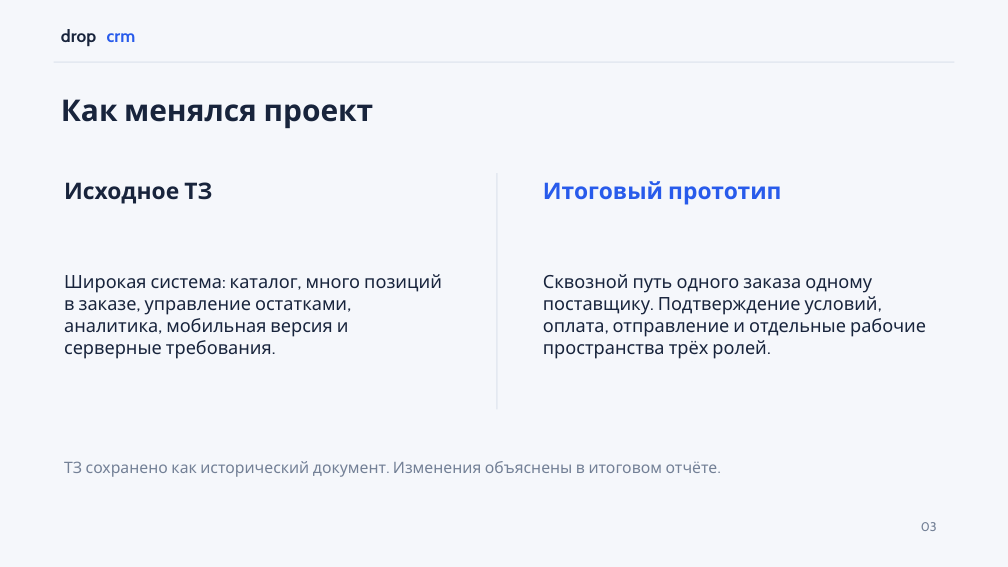
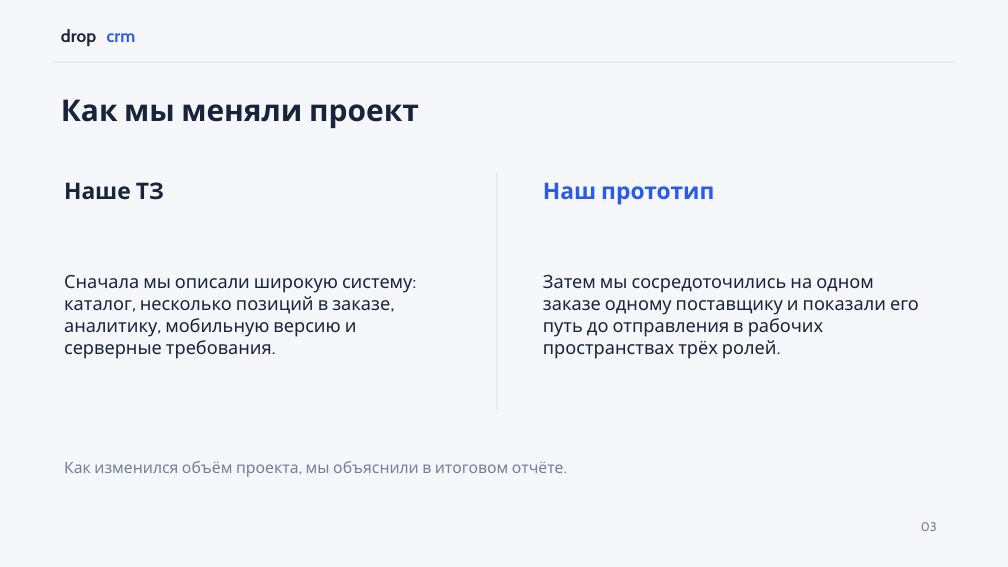
Before and after one commit to wertyqazx/DropCRM, a slide deck: slide 3 of DropCRM_Presentation_2026.pptx. Drawn at 1008x567 pixels with LibreOffice and Linux fonts; fonts in the diff are those of the drawing. Boxes give left, top, right and bottom in pixels: in the first picture for what was removed or moved away, otherwise in the second. Text is boxed around its words. In the diff, an @@ line names an element or a change of style, - is before the commit and + after.

```diff
--- a/DropCRM_Presentation_2026.pptx
+++ b/DropCRM_Presentation_2026.pptx
@@ text at <box>61,99,419,129</box>: text changed @@
-Как менялся проект
+Как мы меняли проект
@@ text at <box>64,182,164,200</box>: text changed @@
-Исходное ТЗ
+Наше ТЗ
@@ text at <box>543,182,714,205</box>: text changed @@
-Итоговый прототип
+Наш прототип
@@ text at <box>64,275,412,359</box>: text changed @@
-Широкая система: каталог, много позиций в заказе, управление остатками, аналитика, мобильная версия и серверные требования.
+Сначала мы описали широкую систему: каталог, несколько позиций в заказе, аналитику, мобильную версию и серверные требования.
@@ text at <box>543,275,919,359</box>: text changed @@
-Сквозной путь одного заказа одному поставщику. Подтверждение условий, оплата, отправление и отдельные рабочие пространства трёх ролей.
+Затем мы сосредоточились на одном заказе одному поставщику и показали его путь до отправления в рабочих пространствах трёх ролей.
@@ text at <box>64,461,564,477</box>: text changed @@
-ТЗ сохранено как исторический документ. Изменения объяснены в итоговом отчёте.
+Как изменился объём проекта, мы объяснили в итоговом отчёте.
```
Also in this commit, not shown: 7 other slides changed, 5 other files.
